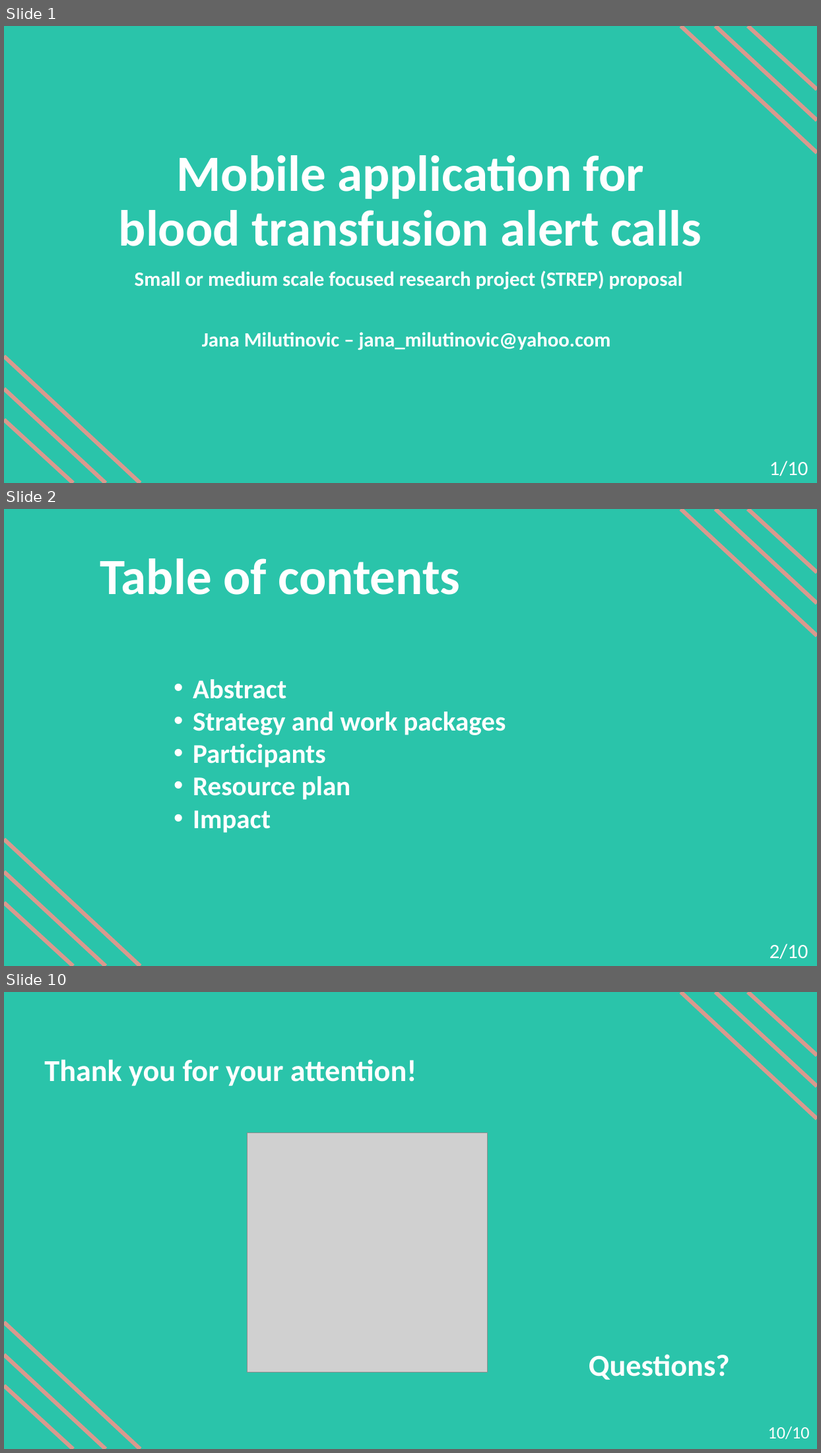
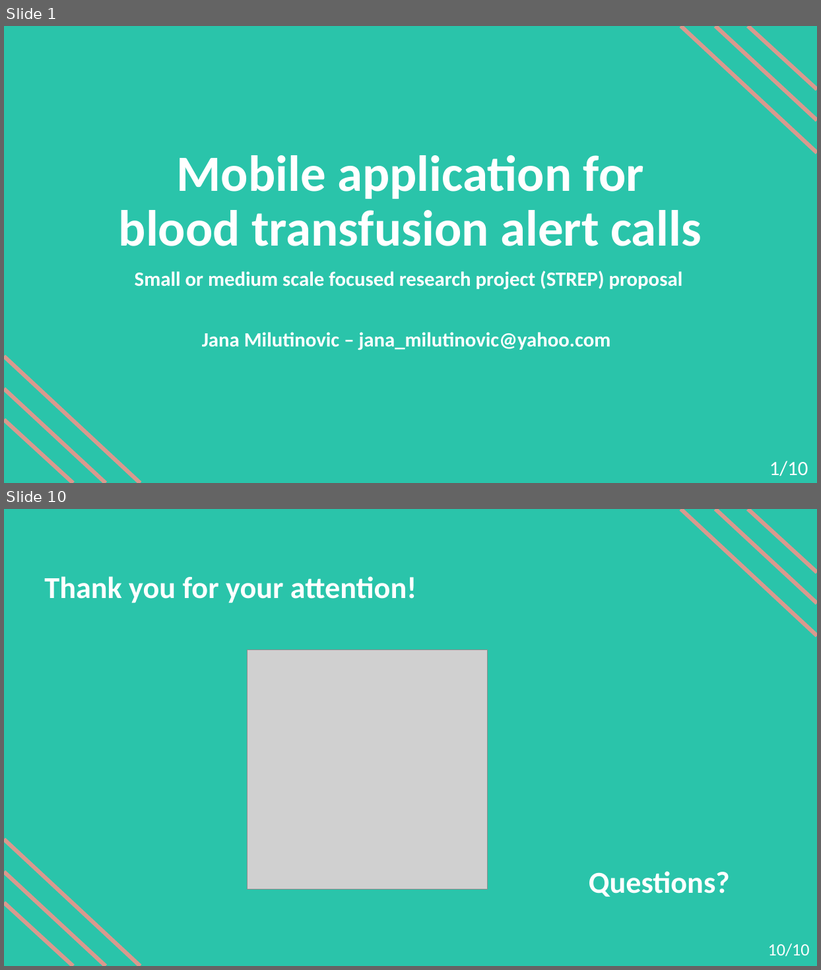
Before and after one commit to janamilutinovic/UPR, a slide deck: PropoasalHorizon2020_prezentacija.pptx. Shown one above the other, each under a label of ours: slides 1, 2 and 10 before the commit, slides 1 and 10 after it; the slides between them are not shown. The pictures are 821x1453 and 821x970 pixels, drawn with LibreOffice and Linux fonts; fonts in the diff are those of the drawing; grey boxes stand for pictures. Boxes give left, top, right and bottom in pixels: in the first picture for what was removed or moved away, otherwise in the second. Text is boxed around its words. In the diff, an @@ line names an element or a change of style, - is before the commit and + after.

```diff
--- a/PropoasalHorizon2020_prezentacija.pptx
+++ b/PropoasalHorizon2020_prezentacija.pptx
@@ slide 2 removed at (4, 509, 817, 966), background #2AC4AA @@
@@ line removed from (681, 509) to (817, 636) @@
@@ line removed from (716, 509) to (817, 603) @@
@@ line removed from (748, 509) to (817, 572) @@
@@ text removed at (100, 559, 460, 595) @@
-Table of contents
@@ text removed at (193, 679, 506, 833) @@
-• Abstract
-• Strategy and work packages
-• Participants
-• Resource plan
-• Impact
@@ line removed from (140, 966) to (4, 840) @@
@@ line removed from (106, 966) to (4, 872) @@
@@ line removed from (73, 966) to (4, 903) @@
@@ text removed at (770, 944, 809, 960) @@
-2/10
```
Also in this commit, not shown: 7 slides changed, 1 slide added, 3 other files.
